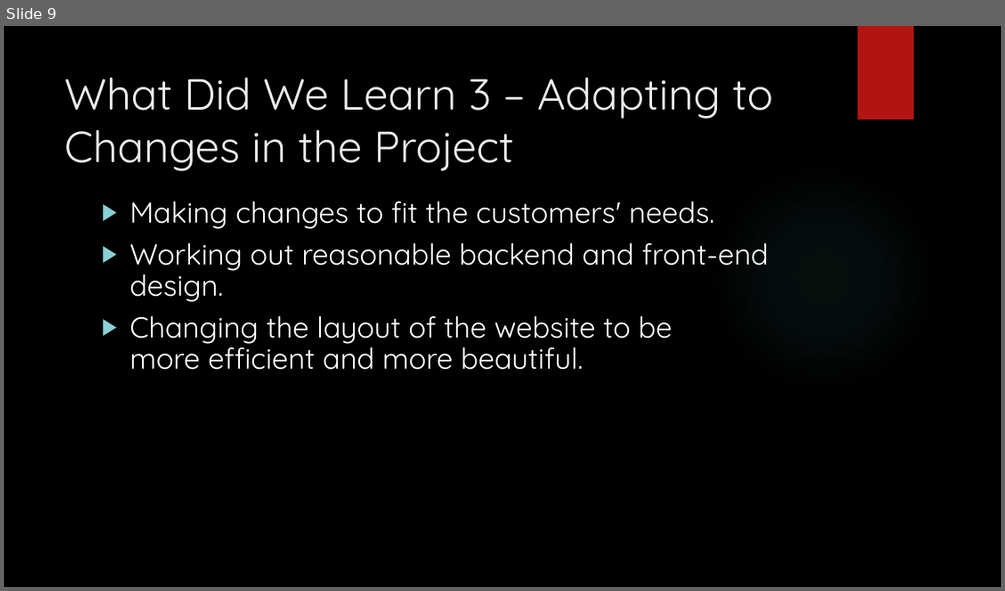
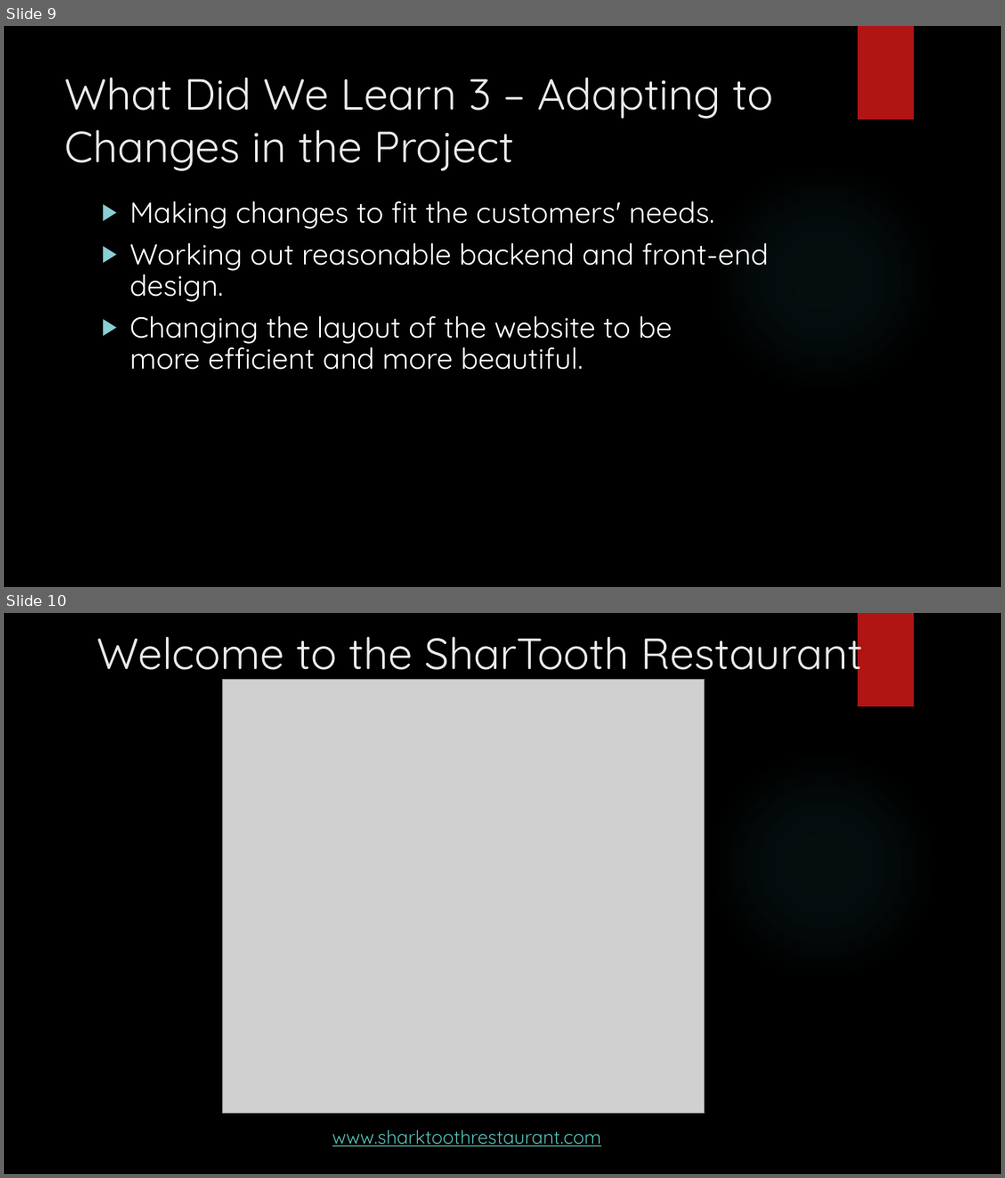
Before and after one commit to 814207579/491_SharkToothSoftware, a slide deck: Archive/CECS491A Presentation.pptx. Shown one above the other, each under a label of ours: slide 9 before the commit, slides 9 and 10 after it. The pictures are 1005x591 and 1005x1178 pixels, drawn with LibreOffice and Linux fonts; fonts in the diff are those of the drawing; grey boxes stand for pictures; background and template pictures are left out. Boxes give left, top, right and bottom in pixels: in the first picture for what was removed or moved away, otherwise in the second. Text is boxed around its words. In the diff, an @@ line names an element or a change of style, - is before the commit and + after.

```diff
--- a/Archive/CECS491A Presentation.pptx
+++ b/Archive/CECS491A Presentation.pptx
@@ slide 10 added at [4, 613, 1001, 1174], background picture (left out); not listed: 2 template elements that a slide beside it also shows @@
@@ title added at [97, 624, 862, 681], 42 pt, text #EBEBEB @@
+Welcome to the SharTooth Restaurant
@@ picture added at [222, 680, 704, 1113] @@
@@ text added at [332, 1129, 601, 1146], 18 pt, text #58C1BA, underline @@
+www.sharktoothrestaurant.com
```
Also in this commit, not shown: 5 slides changed, 1 slide removed.
